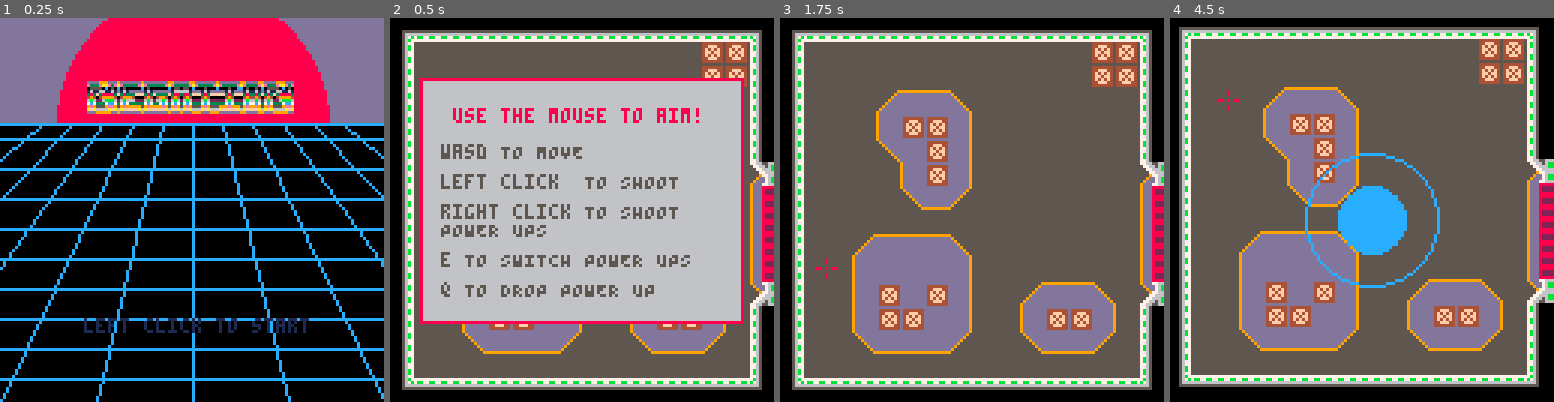
Above: before the commit, frames 1-4 (left to right).
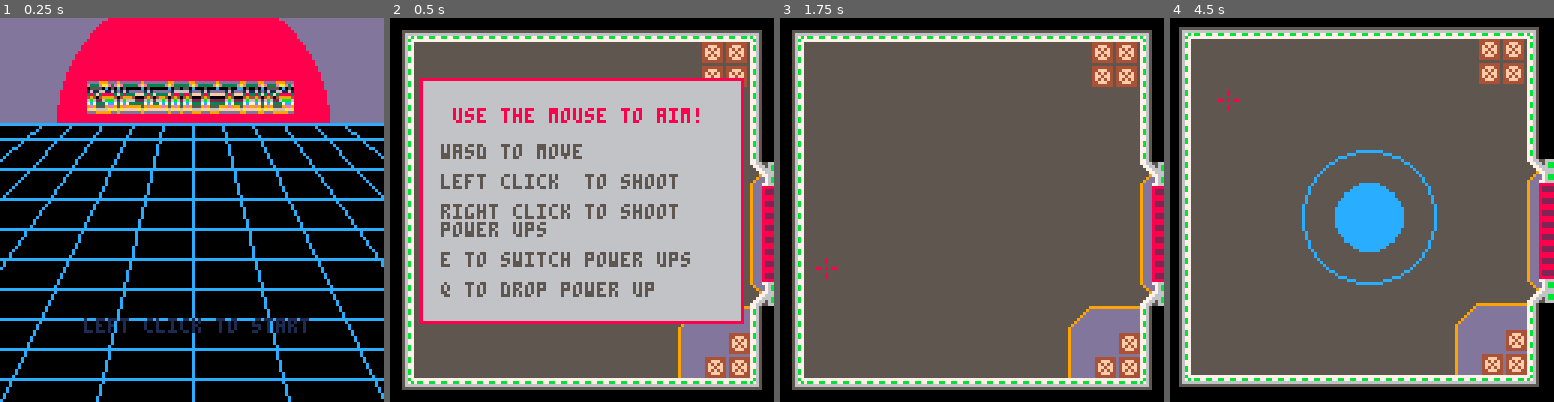
Above: after the commit, the same moments.

Repository: kbrewington/Negation
Game: PICO-8 cartridge negation.p8
The game is run twice, just before and just after one commit, with the same random seed, the same clock (stepped at 60 frames per second) and the same inputs.
Inputs (mouse positions are in pixels of both pictures, inside the frame that each line leads up to):
- Up to frame 1 (0.25 s): no input
- Up to frame 2 (0.5 s): tap X (X key) at 0.33 s
- Up to frame 3 (1.75 s): click (1060, 121) at 0.67 s; tap O (Z key) at 0.7, 1.7 s; tap X (X key) at 1.07 s; click (826, 267) at 1.22 s; hold Right from 1.6 s (still down)
- Up to frame 4 (4.5 s): click (1277, 114) at 1.77 s; tap X (X key) at 1.85, 2.97, 4.08 s; release Right at 2.1 s; tap O (Z key) every 0.4 s from 2.1 to 4.1 s; hold Up 2.15-2.42 s; click (1342, 259) at 2.32 s; hold Right 2.47-3.03 s; click (1404, 106) at 2.87 s; hold Left 3.08-3.58 s; click (1465, 256) at 3.42 s; hold Down 3.63-3.97 s; click (1231, 102) at 3.97 s; hold Right from 4.02 s (still down)

Frame 1 is identical in both runs. In frame 2, 6.8% of the frame differs, in the area x 13-94%, y 32-94%; in frame 3, 21%; in frame 4, 22%, in the area x 17-93%, y 17-93%.

Commit message:
improved collision, edited map, edited sprites, and edited boss ai's

Diff:
--- a/negation.p8
+++ b/negation.p8
@@ -5,9 +5,7 @@
 player = {
   x = 60,
   y = 60,
-
-  size = 8,
-
+  size = 6,
   destroyed_step = 0,
   destroy_anim_length = 30,
   destroy_sequence = {135, 136, 135},
@@ -57,7 +55,7 @@
 
 coin = {
   dropped = false,
-  size = 16,
+  size = 8,
   sprites = {64, 66, 68, 70, 72, 70, 68, 66}
 }
 
@@ -72,7 +70,6 @@
 
 -- animations
 seraph = {}
-moves = {}
 shield_anims = {}
 tele_animation = {}
 boss_hit_anims = {}
@@ -131,7 +128,7 @@
   seraph.text = "okay that should do...*static*incom-*static* b-*static*..."
   yield()
 
-  init_tele_anim(boss(60, 60, 128, 1, 40))
+  init_tele_anim(boss(20, 20, 128, 1, 40))
   --music(3)
   yield()
 
@@ -258,22 +255,22 @@
 -- http://pico-8.wikia.com/wiki/centering_text
 function hcenter(s) return 64-flr((s*4)/2) end
 
-function route(ang, x, y)
-  for i in all({0,-1,1,-2,2,-3,3}) do
-    angl = ang+i*45
-    if (look(angl,x,y)) return angl
-  end
-  return ang
-end
-
-function look(ang,x,y)
-  for i=1,8 do
-    x,y=x-i*sin(ang/360),y-i*cos(ang/360)
-    -- pset(x,y,10)
-    if (bump_all(x,y)) return false
-  end
-  return true
-end
+-- function route(ang, x, y)
+--   for i in all({0,-1,1,-2,2,-3,3}) do
+--     angl = ang+i*45
+--     if (look(angl,x,y)) return angl
+--   end
+--   return ang
+-- end
+--
+-- function look(ang,x,y)
+--   for i=1,8 do
+--     x,y=x-i*sin(ang/360),y-i*cos(ang/360)
+--     -- pset(x,y,10)
+--     if (bump_all(x,y)) return false
+--   end
+--   return true
+-- end
 
 function distance(n, d, m)
   return (m==nil) and sqrt((n.x-d.x)*(n.x-d.x)+(n.y-d.y)*(n.y-d.y)) or abs(n.x-d.x)+abs(n.y-d.y)
@@ -301,7 +298,13 @@
 end
 
 function ent_collide(firstent, secondent)
-  offset = (firstent == player) and 4 or 0
+  offs = player_angle > 180 and 4+2*sin(player_angle/360) or 4-2*sin(player_angle/360)
+  offset = (firstent == player) and offs or 0
+  pset(firstent.x + offset, firstent.y + offset, 12)
+  pset(firstent.x + offset + firstent.size, firstent.y + offset + firstent.size, 12)
+  pset(secondent.x + level_sx + secondent.size,  secondent.y + secondent.size, 11)
+  pset(secondent.x + level_sx, secondent.y, 11)
+
   return (firstent.x + offset > secondent.x + level_sx + secondent.size or firstent.x + offset + firstent.size < secondent.x + level_sx
     or firstent.y + offset > secondent.y + secondent.size or firstent.y + offset + firstent.size < secondent.y) == false
 end
@@ -310,7 +313,7 @@
 --====================== object-like structures ==============================--
 function drop_obj(sx, sy, sprite)
   local d = {}
-  d.x, d.y, d.sprite, d.size, d.drop_duration = sx, sy, sprite, 8, 5
+  d.x, d.y, d.sprite, d.size, d.drop_duration = sx, sy, sprite, 7, 5
   d.init_time = time()
   d.types = {[32] = "heart",
              [33] = "shotgun",
@@ -331,13 +334,15 @@
   e.walking = {132, 134, 137}
   e.drops = {32, 33, 48, 49} -- sprites of drops
   e.explode_distance, e.explode_wait, e.explode_step, e.fire_rate = 15, 15, 0, 20
-  e.exploding, e.dont_move, e.size, e.sprite, e.type = false, false, 8, 132, type
+  e.exploding, e.dont_move, e.size, e.sprite, e.type = false, false, 7, 132, type
   e.speed = type == "exploder" and .9 or .35
 
   e.update_xy = function()
-                    path = route(e.angle, e.x, e.y)
-                    e.x = e.x - e.speed*sin(path/360)
-                    e.y = e.y - (e.speed)*cos(path/360)
+                    -- path = route(e.angle, e.x, e.y)
+                    -- e.x = e.x - e.speed*sin(path/360)
+                    -- e.y = e.y - (e.speed)*cos(path/360)
+                  e.x = e.x - e.speed*sin(e.angle/360)
+                  e.y = e.y - e.speed*cos(e.angle/360)
                 end
   e.move = function()
                 e.angle = angle_btwn(player.x+5, player.y+5, e.x, e.y)
@@ -367,7 +372,7 @@
 function bullet(startx, starty, angle, sprite, friendly, shotgun, sine)
   local b = {}
   b.x, b.y, b.angle, b.sprite, b.friendly, b.duration = startx, starty, angle, sprite, friendly, 15
-  b.shotgun, b.speed, b.acceleration, b.current_step, b.max_anim_steps, b.rocket, b.size = (shotgun or false), 2, 0, 0, 5, false, 8
+  b.shotgun, b.speed, b.acceleration, b.current_step, b.max_anim_steps, b.rocket, b.size = (shotgun or false), 2, 0, 0, 5, false, 3
 
   if (b.sprite == 48) b.acceleration, b.max_anim_steps, b.rocket = 0.5, 15, true
 
@@ -375,6 +380,7 @@
      if (b.sprite == 48) b.acceleration += 0.5
      if (b.shotgun) b.duration -= 1
      if (sine) b.speed = .5
+     if (sine and flr(rnd(2))==1) b.y -= sin(time()*5)*5*sin(b.y*.5*3.14); b.x = b.x - (b.speed+b.acceleration) * sin(b.angle / 360); return
      b.y = b.y - (b.speed+b.acceleration) * cos(b.angle / 360)
      if (sine) b.x -= sin(time()*5)*5*sin(b.x*.5*3.14); return
      b.x = b.x - (b.speed+b.acceleration) * sin(b.angle / 360)
@@ -386,11 +392,13 @@
 function boss(startx, starty, sprite, lvl, hp)
   local b = {}
   b.x, b.y, b.speed, b.angle, b.level, b.shot_last, b.shot_ang, b.sprite, b.idx, b.b_count = startx, starty, .01, 0, lvl, nil, 0, sprite, 2, 0
-  b.size, b.bullet_speed, b.fire_rate, b.destroyed_step, b.destroy_anim_length, b.health, b.full_health = 16, 2, 7, 0, 30, (hp or 50), (hp or 50)
+  b.size, b.bullet_speed, b.fire_rate, b.destroyed_step, b.destroy_anim_length, b.health, b.full_health = 16, 2, 5, 0, 30, (hp or 50), (hp or 50)
+  b.sang = 0
   b.destroy_sequence = {135, 136, 135}
   b.circs = {}
-  timers["bossstart"] = (lvl == 6) and 12 or 1000
+  timers["bossstart"] = (lvl == 6) and 5 or 1000
   rev = 1
+  once = false
   b.draw_healthbar = function()
              --health bar
              if (b.sprite == 128 or 139) xoffset = 1
@@ -399,16 +407,17 @@
            end
   b.update = function()
            local p_ang = angle_btwn(player.x, player.y, b.x, b.y)
+           b.b_count += 1
            if b.level == 1 then
              if (flr(timers["bossstart"])%10 == 0) rev*=-1; timers["bossstart"] = 100
-             b.angle = (b.angle+1)%360
+             b.angle = (b.angle+5)%360
              for i=1,360,90 do
-               if (b.angle%b.fire_rate == 0) shoot(b.x, b.y, i+(rev*b.angle), 141, false, true)
+               if (b.b_count%b.fire_rate == 0) shoot(b.x, b.y, i+(rev*b.angle)+rnd(10), 141, false, true)
              end
            elseif b.level < 3 then
              if (#enemy_spawned == 0 and #enemy_table == 0 and not wait.controls) b.level = 2.5
              if b.level==2.5 or b.shot_last ~= nil and ((time() - b.shot_last) < 2) then
-               if flr(time()*50)%b.fire_rate == 0 then
+               if flr(time()*50)%7 == 0 then
                  shoot(b.x, b.y, p_ang, 141, false, true)
                  b.x = b.x - 2*sin(p_ang/360)
                  b.y = b.y - 2*cos(p_ang/360)
@@ -423,15 +432,14 @@
               line((b.x-8*sin(p_ang/360)+8),(b.y-8*cos(p_ang/360)+8),((b.x+8)-(30*sin(p_ang/360))),((b.y+8)-(30*cos(p_ang/360))),10)
               if (distance(player, b) <= 30+8) shoot(b.x, b.y, p_ang, 141, false, true)
             else
-              b.angle = (b.angle+6)%360
+              b.angle = (b.angle+7)%360
               b.fire_rate = 5
-              b.b_count += 1
               b.x = 60
               b.y = 60
               for i=1,360,180 do
-                if (b.b_count%b.fire_rate == 0) shoot(b.x, b.y, i+b.angle+(time()*2), 141, false, true)
+                if (b.b_count%4 == 0) shoot(b.x, b.y, i+b.angle+rnd(10), 141, false, true)
               end
-              if (b.b_count%(b.fire_rate+15)==0) for i=0,360,180 do shoot(b.x, b.y, i, 76, false, true, false, true) end
+              if (b.b_count%(b.fire_rate+15)==0) for i=0,360,180 do shoot(b.x, b.y, i+b.angle, 76, false, true, false, true) end
             end
            elseif b.level == 4 then
              if abs(time()*10)%2 == 0 then
@@ -452,23 +460,19 @@
                  end
                end
              end
+             if (b.b_count%30 == 0) shoot(b.x, b.y, p_ang, 76, false, true, false, true)
              local locs = {0,100,100,0}
-             if (timers["bossstart"]%20 == 0) b.x, b.y = 10+locs[b.idx%#locs+1], 10+locs[(b.idx-1)%#locs+1]; b.idx+=1; timers["bossstart"]=100
+             if (flr(timers["bossstart"]%20) == 0) b.x, b.y = 10+locs[b.idx%#locs+1], 10+locs[(b.idx-1)%#locs+1]; b.idx+=1; timers["bossstart"]=100
            elseif b.level == 6 then
-             b.x = b.x + .01*((b.x > 8 and b.x < 112) and sin(p_ang/360) or 0)
-             b.y = b.y + .01*((b.y > 8 and b.y < 112) and cos(p_ang/360) or 0)
-             b.angle = (b.angle+1)%360
-             b.fire_rate = 4
-             for i=1,360,60 do
-               if b.angle%b.fire_rate == 0 then
-                 if (timers["bossstart"] < 6 and timers["bossstart"] > 5) break
-                 if timers["bossstart"] <= 12 then
-                   if (timers["bossstart"] > 6) shoot(b.x, b.y, i+(b.angle), 141, false, true)
-                   shoot(b.x, b.y, i-(b.angle), 141, false, true)
-                 end
+             b.angle = (b.angle+10)%p_ang
+             if (flr(timers["bossstart"])%3==0 and not once) for i=0,360,30 do shoot(b.x, b.y, i, 76, false, true) end; once=true
+             for i=-30,30,30 do
+               b.sang = (b.sang+1)%p_ang
+               if b.b_count%4 == 0 then
+                   shoot(b.x, b.y, i+(b.angle+b.sang), 141, false, true)
                end
              end
-             if (timers["bossstart"] == 0) timers["bossstart"] = 13
+             if (timers["bossstart"] == 0) timers["bossstart"] = 5; once = false
            elseif b.level == 10 then
              if (flr(timers["bossstart"])%3 == 0) for i=-20,20,40 do b.circs[#b.circs+1] = {b.x-i*sin(p_ang/360),b.y,25} end
              for c in all(b.circs) do
@@ -577,12 +581,12 @@
   rectfill(11, 21, 116, 100, 6)
 
   print("use the mouse to aim!", 21, 30, 8)
-  print("wasd TO MOVE", 17, 42, 5)
-  print("left click  TO SHOOT", 17, 52, 5)
-  print("right click TO SHOOT", 17, 62, 5)
-  print("POWER UPS", 17, 68, 5)
-  print("e TO SWITCH POWER UPS", 17, 78, 5)
-  print("q TO DROP POWER UP", 17, 88, 5)
+  print("wasd to move", 17, 42, 5)
+  print("left click  to shoot", 17, 52, 5)
+  print("right click to shoot", 17, 62, 5)
+  print("power ups", 17, 68, 5)
+  print("e to switch power ups", 17, 78, 5)
+  print("q to drop power up", 17, 88, 5)
 end
 
 function draw_dialog()
@@ -797,20 +801,21 @@
     -- first delete offscreen bullets:
     delete_offscreen(player_bullets, b)
 
+    -- if (bump_all(b.x, b.y, 4)) del(enemy_bullets, b);  b.rocket = true; add(boss_hit_anims, b); return
     if bump_all(b.x, b.y) then
       del(player_bullets, b)
       add(boss_hit_anims, b)
       if (b.rocket) rocket_kill(b)
       return
     end
-    if (b.sprite==34) then
+    if (b.shotgun) then
       for i=-1,6,7 do
-        -- pset(b.x,b.y,10)
         pset(b.x+i*sin((90+b.angle)/360)+3, b.y+i*cos((90+b.angle)/360)+2, 10)
-        -- line(b.x+i*sin((90+b.angle)/360), b.y+i*cos((90+b.angle)/360), b.x-2*sin(b.angle/360)+i*sin((90+b.angle)/360),b.y-2*cos(b.angle/360)+i*cos((90+b.angle)/360),10)
       end
+    elseif b.rocket then
+      spr_r(b.sprite, b.x, b.y, b.angle, 1, 1)
     else
-      spr_r(b.sprite, b.x, b.y, b.angle, 1, 1)
+      spr(b.sprite, b.x, b.y)
     end
     b.move()
     if (b.duration <= 0) del(player_bullets, b); return
@@ -830,7 +835,7 @@
           player_killed += 1
           del(boss_table, bos)
           if (level_lvl == 5) then coin.x, coin.y = 50, 100
-          else coin.x,coin.y = bos.x,bos.y end
+          else enemy_bullets={}; coin.x,coin.y = bos.x,bos.y end
           if (#boss_table == 0) coresume(game)
         end
         break
@@ -859,7 +864,8 @@
 
     spr(b.sprite, b.x, b.y)
     b.move()
-    if (bump(b.x, b.y)) del(enemy_bullets, b); add(boss_hit_anims, b)
+    -- if (bump_all(b.x, b.y, 4)) del(enemy_bullets, b); rocket_kill(b); return
+    if (bump_all(b.x, b.y)) del(enemy_bullets, b); add(boss_hit_anims, b)
   end
 end
 
@@ -971,13 +977,6 @@
     del(tele_animation, e)
     if (e == player) showplayer, wait.controls = true, false; coresume(game)
     if (e ~= player) add(boss_table, e)
-  end
-end
-
-function move_anim(l)
-  local col = {8,9,10}
-  for i=1,5 do
-    pset((l[1]+8)+6*sin(player_angle / 360), (l[2]+8)+6*cos(player_angle / 360), col[i%#col + 1])
   end
 end
 
@@ -1186,7 +1185,7 @@
 
 --================================ update ====================================--
 function _update()
-  --timers["playerlasthit"] = 1 --uncomment for god mode
+  -- timers["playerlasthit"] = 1 --uncomment for god mode
   -- collide_all_enemies()
 
   local previousx, previousy = player.x, player.y
@@ -1206,7 +1205,7 @@
     --left mouse button-------
     --========================
     if stat(34) == 1 and timers["firerate"] == 0 then
-        shoot(player.x, player.y, player_angle, 34, true, false)
+        shoot(player.x, player.y, player_angle, 53, true, false)
         timers["firerate"] = player_fire_rate
         sfx(2)
     end
@@ -1273,7 +1272,7 @@
     --========================
     if btn(2) then
       player.y -= move
-      add(moves, {player.x, player.y})
+      moving = true
       if (bump(player.x + 4, player.y + 3) or bump(player.x + 11, player.y + 3)) player.y = previousy
     end
 
@@ -1282,7 +1281,7 @@
     --========================
     if btn(3) then
       player.y += move
-      add(moves, {player.x, player.y})
+      moving = true
       if (bump(player.x + 4, player.y + 12) or bump(player.x + 11, player.y + 12)) player.y = previousy
     end
 
@@ -1291,7 +1290,7 @@
     --========================
     if btn(0) then
       player.x -= move
-      add(moves, {player.x, player.y})
+      moving = true
       if (bump(player.x + 3, player.y + 4) or bump(player.x + 3, player.y + 11)) player.x = previousx
       if (bump(player.x + 3, player.y + 4, 3) or bump(player.x + 3, player.y + 11, 3)) player.x -= previousx%8
     end
@@ -1301,7 +1300,7 @@
     --========================
     if btn(1) then
       player.x += move
-      add(moves, {player.x, player.y})
+      moving = true
       if (bump(player.x + 12, player.y + 4) or bump(player.x + 12, player.y + 11)) player.x = previousx
       if (bump(player.x + 12, player.y + 4, 3) or bump(player.x + 12, player.y + 11, 3)) player.x += min(move, previousx%8-2)
     end
@@ -1371,10 +1370,11 @@
   if (open_door) opendoor()
   if (player_shield > 0) circ((player.x+8), (player.y+7), ((time()*50)%2)+6, 1)
   if (showplayer ~= nil) draw_playerhp()
+  sp = moving and 2+flr(rnd(2))*32 or 0; moving = false
   if (showplayer ~= nil and timers["playerlasthit"] <= 0x.0001) then
-    spr_r(0, player.x, player.y, player_angle, 2, 2)
+    spr_r(sp, player.x, player.y, player_angle, 2, 2)
   elseif showplayer ~= nil and timers["playerlasthit"] > 0x.0001 and flr(time()*1000%2) == 0 then
-    spr_r(0, player.x, player.y, player_angle, 2, 2)
+    spr_r(sp, player.x, player.y, player_angle, 2, 2)
   end
 
   if (wait.timer) drawcountdown()
@@ -1382,8 +1382,6 @@
   --=======================
   --animations-------------
   --=======================
-  foreach(moves, move_anim)
-  moves = {}
   foreach(destroyed_enemies, step_destroy_animation)
 
   enem_spawned()
@@ -1570,24 +1568,24 @@
 
 
 __gff__
-0000000000000101000001860000000000000000000000000101010100060000000000000001000001000000000000000000000000000000010000000000000000000000000000000000000000000000000000000000000000000000000000000000000000000000000000000000000000000000000000000000000000000000
+0000000000000101000001860000000000000000000000000101010100060000000000000001000001000000000000000000000000001100010000000000000000000000000000000000000000000000000000000000000000000000000000000000000000000000000000000000000000000000000000000000000000000000
 0000000000000000000000000000000000000000000000000000000000000000000000000000000000000000000001000000000000000000000000000000000000000082828282820082820000000000000000828280000101010102000000000000008200000001010101000000010100000000000000010100010100000101
 __map__
 eaefefefefefefefefefefefefefefd8fefafacbccdcc4dbdbdbdbdbdbc3dcdcdcc1dcdcdcdce1f0f0f0f0f0f0f0f0f0f0f0f0e5f5f5f5f5f5f5f5f5f5f5f5c5dbc6f5f5f5f5f5f5f50af31d1d1d1d1d1d1d1d1d1d1d1d1d1d1d1d3b3c3b3c3b3c3b3c3b3c3b3c3b3c3b3c1d1d1d1d1d1d1d1d1d1d1d1d1d1d1d1d0000000000
 fecbcbcbcbcbcbcbcbcbcbcbcbfafafffefafacbccdcdcc5dbdbdbdbc3c1dcdcdcdcdcdce1f0f0f0f0f1f0f0f0f0f1f0f0f0e5f5f5f5f5f6f5f5f5f5f5f5f5c5dbc6f5f6f5f5f5f5f50af31dc0c01d1d1df3f3f3f31d1d1dc0c01d2b2c2b2c2b2c2b2c2b2c2b2c2b2c2b2c1d1d1d1d1d1d1d1d1d1d1d1d1d1d1d2b0000000000
-fecbcbcbcbcbcbcbcbcbcbcbcbfafafffefafacbccdcdcc4cacacac3dcdcdcdcdcdcdcdcdce1f0f0f0f0f0f0f0f0f0f0f0f0e5f5f5f5f5f5f5f5f5f6f5f5f5c5dbc6f5f5f5f5f5f5f50af31dc00b1df3f3f3f3f3f3f3f31d0bc01d3b3c3bdadada3b3c3b3c3b3c3b3c3b3c1d1d1d1d1d1d1d1d1d1d1d1d1d2b2c3b0000000000
-fecbcbcbcefdfdcfcbcbcbcbcbcbcbfffefacbcbccc1dcdcdcdcdcdcdcdcdcdcdcdcdcdcdcdce1f0f0f0f0f0f1f0f0f0f0f0e5f5f5f5f5f5f5f5f5f5f5f5f5c5dbc6f5f5f5f5f5f5f50af31d0b1df32b2c2b2c2b2c2b2cf31d0b1d2b2c2bda2b2c2b2c2b2c2b2c2b2c2b2c1d1dc01dc01dc01d1d1d1d2b2c3b3c2b0000000000
-fecbcbcbcdfbfbfccbcbcbcbcbcbcbfffecbcbcbccdcdcdcdcdcdcdcc1dcdcdcc1dcdcdcdcdce1f0f0f1f0f0f0f0f0f0f0f0e5f5f5f6f5f5f5f5f5f5f5f5f5c5dbc6f6f5f5f5f5f51819f3f3f3f3f33b3c3b3c3b3c3b3cf3f3f3c0c03c3bda3b3c3b3c3b3c3b3c3b3c3bc0f3f3f3f3f3f3f3f3f32b2c3b3c2b2c3b0000000000
-fecbcbcbdeddfbfccbcbcbcbcbcbcbfffecbcbcbccdcdcc1dcdcdcdcdcdcdcdcdcdcdcdcdce1f0f0f0f0f0f0f0f07e797bf0e5f5f5f5f5f5f5f6f5f5f5f6f5c5dbc6f5f5f5f5f5d3f3c0c02b2c2b2c2b2cc0f3f3c02b2c2b2c2b2cf3f32b2c2b2cc0c0c0c02b2c2b2cf3f3f32b2c2b2c2b2c2b2c3b3c2b2c3b3c2b0000000000
-fecbcbcbcbcdfbfccbcbcbcbcbcbcbf8d7cbcbcbccdcdcdcdcdcc1dcdcdcc1dcdcdcc1dce1f0f0f0f0f0f0f0f07ef27af279794e4e4e4e4e4e4e4e4e4ed6f5c7dbdbd4f5f5f5d3f3f3c0f33b3c3b3c3b3cf30b0bf33b3c3b3c3b3cf3f33b3c3b3cc0292ac03b3c3b3cf3f3f33b3c3b3c3b3c3b3c2b2c3b3c2b2c3b0000000000
-fecbcbcbcbdeeddfcbcbcbcbcbcbcbebeccbcbcbccdcdcdcdcdcdcdcdcdcdcdc7873737379797bf0f0f1f0f07ef27df07c7a7a7a4f4f4f4f4f4f4f4f4fe6f5f55e5f6df5f5d3f3f3f3f3f32b2c2b2c2b2cf31d1df32b2c2b2c2b2cf3f32b2c2b2cc0393ac02b2c2b2cf3f3f32b2c2b2c2b2c2b2c3b3c2b2c3b3c2b0000000000
+fecbcbcbcbcbcbcbcbcbcbcbcbfafafffefafacbccdcdcc4cacacac3dcdcdcdcdcdcdcdcdce1f0f0f0f0f0f0f0f0f0f0f0f0e5f5f5f5f5f5f5f5f5f6f5f5f5c5dbc6f5f5f5f5f5f5f50af31dc00b1df3f3f3f3f3f3f3f31d0bc01d3b3c3b3c3b3c3b3c3b3c3b3c3b3c3b3c1d1d1d1d1d1d1d1d1d1d1d1d1d2b2c3b0000000000
+fecbcbcbcbcbcbcbcbcbcbcbcbcbcbfffefacbcbccc1dcdcdcdcdcdcdcdcdcdcdcdcdcdcdcdce1f0f0f0f0f0f1f0f0f0f0f0e5f5f5f5f5f5f5f5f5f5f5f5f5c5dbc6f5f5f5f5f5f5f50af31d0b1df32b2c2b2c2b2c2b2cf31d0b1d2b2c2b2c2b2c2b2c2b2c2b2c2b2c2b2c1d1dc01dc01dc01d1d1d1d2b2c3b3c2b0000000000
+fecbcbcbcbcbcbcbcbcbcbcbcbcbcbfffecbcbcbccdcdcdcdcdcdcdcc1dcdcdcc1dcdcdcdcdce1f0f0f1f0f0f0f0f0f0f0f0e5f5f5f6f5f5f5f5f5f5f5f5f5c5dbc6f6f5f5f5f5f51819f3f3f3f3f33b3c3b3c3b3c3b3cf3f3f3c0c03c3b3c3b3c3b3c3b3c3b3c3b3c3bc0f3f3f3f3f3f3f3f3f32b2c3b3c2b2c3b0000000000
+fecbcbcbcbcbcbcbcbcbcbcbcbcbcbfffecbcbcbccdcdcc1dcdcdcdcdcdcdcdcdcdcdcdcdce1f0f0f0f0f0f0f0f07e797bf0e5f5f5f5f5f5f5f6f5f5f5f6f5c5dbc6f5f5f5f5f5d3f3c0c02b2c2b2c2b2cc0f3f3c02b2c2b2c2b2cf3f32b2c2b2cc0c0c0c02b2c2b2cf3f3f32b2c2b2c2b2c2b2c3b3c2b2c3b3c2b0000000000
+fecbcbcbcbcbcbcbcbcbcbcbcbcbcbf8d7cbcbcbccdcdcdcdcdcc1dcdcdcc1dcdcdcc1dce1f0f0f0f0f0f0f0f07ef27af279794e4e4e4e4e4e4e4e4e4ed6f5c7dbdbd4f5f5f5d3f3f3c0f33b3c3b3c3b3cf30b0bf33b3c3b3c3b3cf3f33b3c3b3cc0292ac03b3c3b3cf3f3f33b3c3b3c3b3c3b3c2b2c3b3c2b2c3b0000000000
+fecbcbcbcbcbcbcbcbcbcbcbcbcbcbebeccbcbcbccdcdcdcdcdcdcdcdcdcdcdc7873737379797bf0f0f1f0f07ef27df07c7a7a7a4f4f4f4f4f4f4f4f4fe6f5f55e5f6df5f5d3f3f3f3f3f32b2c2b2c2b2cf31d1df32b2c2b2c2b2cf3f32b2c2b2cc0393ac02b2c2b2cf3f3f32b2c2b2c2b2c2b2c3b3c2b2c3b3c2b0000000000
 fecbcbcbcbcbcbcbcbcbcbcbcbcbcbebeccbcbcb737375c1dcdcdcdcc1787373d07474747a7ad07979797979f27df0f0f0f0f0e5f5f5f5f5f5f5f5f5f5f5f6f56e6f7ff5f5e3f4f3f3f3f33b3c3b3c3b3cf31d1df33b3c3b3c3b3cf3f33b3c3b3cc0c0c0c03b3c3b3cf3f3f33b3c3b3c3b3c3b3c2b2c3b3c2b2c3b0000000000
-fecbcbcefdfdfdcfcbcbcbcbcbcbcbebeccbcbcb7474d0737373737373d0747477dcdcdce1f07c7a7a7a7a7d7df0f0f0f0e5f5f5f5f5f5f5f5f5f5f5f5f5f5f5c5dbc6f5f5f5e3f4f3c0f32b2c2b2c2b2cc0f3f3c02b2c2b2c2b2cf3f32b2c2b2c2b2c2b2c2b2cda2cf3f3f32b2c2b2c2b2c2b2c3b3c2b2c3b3c2b0000000000
-fecbcbcdddddddfccbcbcbcbcbcbcbebeccbcbcbccdc7674747474747477dcdcdcdcdcdce1f0f0f0f0f0f0f0f0f0f0f0f0f0e5f5f5f5f5f5f5f5f5f5f5f5f5f5c5dbc6f5f5f5f5e309c8c03b3c3b3c3b3c2b2c2b2c3b3c3b3c3b3cf3f33b3c3b3c3b3c3b3c3b3cda3cf3f3f33b3c3b3c3b3c3b3c2b2c3b3c2b2c3b0000000000
-fecbcbcdfbddfbfccbcbcefdfdcfcbf7e7cbcbcbccdcc1dcdcdcdcdcdcdcdcc1dcdcdce1f0f0f0f0f0f0f1f0f0f1f0f0f0e5f5f5f5f5f5f5f5f5f5f5f5f5f5f5c5dbc6f5f5f5f5f51a1bf3f3f3f3f32b2c3b3c3b3c2b2cf3f3f3c0c02c2b2c2b2c2b2c2b2cdadada2c2bc0f3f3f3f3f3f3f3f3f33b3c2b2c3b3c2b0000000000
-fecbcbcdfbfbddfccbcbcdfbfbfccbfffecbcbcbccdcdcdcdcdcdcdcc1dcdcdcdcdcc1dce1f0f0f0f0f0f0f0f0f0f0f0f0e5f5f5f5f5f6f5f5f6f5f5f5f5f5f5c5dbc6f5f5f5f5f5f50af30b0b0bf33b3c2b2c2b2c3b3cf30b0b0b3b3c3b3c3b3c3b3c3b3c3b3c3b3c3b3c0b0bc00bc00bc00b0b0b0b3b3c2b2c3b0000000000
-fecbcbdeedededdfcbcbdeededdfcbfffefacbcbccdcdcdcc1dcdcdcdcdcdcdcdcdcdcdce1f0f0f0f0f1f0f0f0f0f0f0f0e5f5f5f5f5f5f5f5f5f5f5f5f5f5f5c5dbc6f5f5f5f5f5f50af31dc01d0bf3f33b3c3b3cf3f30b1dc01d2b2c2b2c2b2c2b2c2b2c2b2c2b2c2b2c1d1d0b1d0b1d0b1d1d1d1d0b0b3b3c2b0000000000
-fecbcbcbcbcbcbcbcbcbcbcbcbcbcbfffefafacbccdcc1dcdcdcdcdcdcdcc1dcdcdcdce1f0f0f0f0f0f0f0f0f0f1f0f0e5f5f5f5f5f5f5f5f5f5f5f6f5f5f6f5c5dbc6f5f5f5f5f5f50af31dc0c01d0b0bf3f3f3f30b0b1dc0c01d3b3c3b3c3b3c3b3c3b3c3b3c3b3c3b3c1d1d1d1d1d1d1d1d1d1d1d1d1d0b0b3b0000000000
+fecbcbcbcbcbcbcbcbcbcbcbcbcbcbebeccbcbcb7474d0737373737373d0747477dcdcdce1f07c7a7a7a7a7d7df0f0f0f0e5f5f5f5f5f5f5f5f5f5f5f5f5f5f5c5dbc6f5f5f5e3f4f3c0f32b2c2b2c2b2cc0f3f3c02b2c2b2c2b2cf3f32b2c2b2c2b2c2b2c2b2c2b2cf3f3f32b2c2b2c2b2c2b2c3b3c2b2c3b3c2b0000000000
+fecbcbcbcbcbcbcbcbcbcbcbcbcbcbebeccbcbcbccdc7674747474747477dcdcdcdcdcdce1f0f0f0f0f0f0f0f0f0f0f0f0f0e5f5f5f5f5f5f5f5f5f5f5f5f5f5c5dbc6f5f5f5f5e309c8c03b3c3b3c3b3c2b2c2b2c3b3c3b3c3b3cf3f33b3c3b3c3b3c3b3c3b3c3b3cf3f3f33b3c3b3c3b3c3b3c2b2c3b3c2b2c3b0000000000
+fecbcbcbcbcbcbcbcbcbcbcbcbcbcbf7e7cbcbcbccdcc1dcdcdcdcdcdcdcdcc1dcdcdce1f0f0f0f0f0f0f1f0f0f1f0f0f0e5f5f5f5f5f5f5f5f5f5f5f5f5f5f5c5dbc6f5f5f5f5f51a1bf3f3f3f3f32b2c3b3c3b3c2b2cf3f3f3c0c02c2b2c2b2c2b2c2b2c2b2c2b2c2bc0f3f3f3f3f3f3f3f3f33b3c2b2c3b3c2b0000000000
+fecbcbcbcbcbcbcbcbcbcbcbcefdfdfffecbcbcbccdcdcdcdcdcdcdcc1dcdcdcdcdcc1dce1f0f0f0f0f0f0f0f0f0f0f0f0e5f5f5f5f5f6f5f5f6f5f5f5f5f5f5c5dbc6f5f5f5f5f5f50af30b0b0bf33b3c2b2c2b2c3b3cf30b0b0b3b3c3b3c3b3c3b3c3b3c3b3c3b3c3b3c0b0bc00bc00bc00b0b0b0b3b3c2b2c3b0000000000
+fecbcbcbcbcbcbcbcbcbcbcbcdddfbfffefacbcbccdcdcdcc1dcdcdcdcdcdcdcdcdcdcdce1f0f0f0f0f1f0f0f0f0f0f0f0e5f5f5f5f5f5f5f5f5f5f5f5f5f5f5c5dbc6f5f5f5f5f5f50af31dc01d0bf3f33b3c3b3cf3f30b1dc01d2b2c2b2c2b2c2b2c2b2c2b2c2b2c2b2c1d1d0b1d0b1d0b1d1d1d1d0b0b3b3c2b0000000000
+fecbcbcbcbcbcbcbcbcbcbcbcdfbfbfffefafacbccdcc1dcdcdcdcdcdcdcc1dcdcdcdce1f0f0f0f0f0f0f0f0f0f1f0f0e5f5f5f5f5f5f5f5f5f5f5f6f5f5f6f5c5dbc6f5f5f5f5f5f50af31dc0c01d0b0bf3f3f3f30b0b1dc0c01d3b3c3b3c3b3c3b3c3b3c3b3c3b3c3b3c1d1d1d1d1d1d1d1d1d1d1d1d1d0b0b3b0000000000
 d9eeeeeeeeeeeeeeeeeeeeeeeeeeeee8fefafafaccdcdcdcdcdcdcdcc1dcdcdcdcdcdce1f0f0f0f0f0f0f1f0f0f0f0f0f0e5f5f5f5f5f5f6f5f5f5f5f5f5f5f5c5dbc6f5f5f5f5f5f50ae41d0b0b1d1d1d0b0b0b0b1d1d1d0b0b1d2b2c2b2c2b2c2b2c2b2c2b2c2b2c2b2c1d1d1d1d1d1d1d1d1d1d1d1d1d1d1d0b0000000000
 00000000000000000000000000000000000000000000000000000000000000000000000000000000000000000000000000000000000000005c5c5c5c5c5c5c5c00000000000000000000000000000000000000000000000000000000000000000000000000000000000000000000000000000000000000000000000000000000
 0000000000000000000000000000000000000000000000000000000000000000000000000000000000000000000000000000000000000000000000005c5c5c0000000000000000000000000000000000000000000000000000000000000000000000000000000000000000000000000000000000000000000000000000000000
Not shown, changed: 50 lines of the sprite sheet (__gfx__) section of negation.p8
